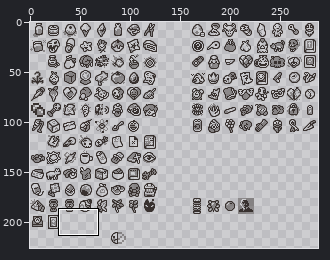
Two versions of one sprite sheet, content/gfx/death_items.png. The first picture is a wide view before the edit; the outline marks the close-up.
Close-up. The starting point:
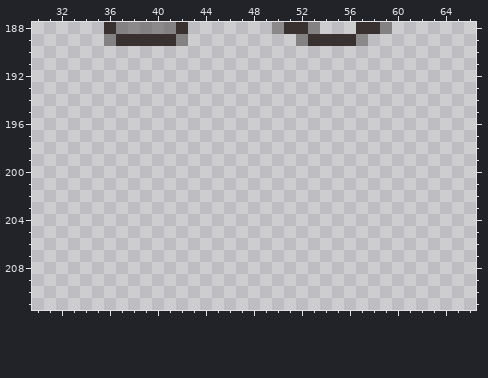
The file is 288x256 pixels. Colours within 5 levels of each other are drawn and written as one. Shown: x 30..66, y 188..211. The wide view leaves out empty margins.
After the commit:
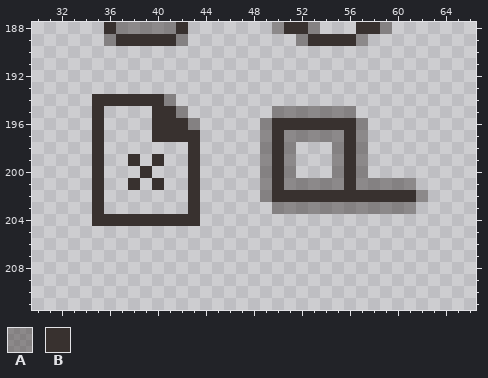
Palette (. is transparent): A #362f2d6d  B #38312f
From old to new:
Changed rows in their new state; - is an unchanged pixel.
first column x 35:
194 BBBBBBA---------------------
195 B----BBA-------AAAAAAA------
196 B----BBBA-----ABBBBBBBA-----
197 B----BBBB-----ABAAAAABA-----
198 B-------B-----ABA---ABA-----
199 B--B-B--B-----ABA---ABA-----
200 B---B---B-----ABA---ABA-----
201 B--B-B--B-----ABAAAAABAAAAA-
202 B-------B-----ABBBBBBBBBBBBA
203 B-------B------AAAAAAAAAAAA-
204 BBBBBBBBB-------------------
